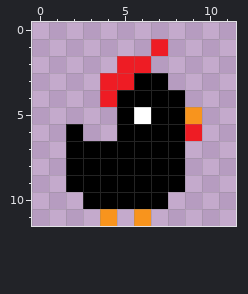
File history of a pixel-art sprite, sprites/sShadowPlayer/1b784a0c-0bb9-4a9a-a140-6a2b55049fe3.png. Above is the file before it was changed.
The file is 12x12 pixels.
After the commit:
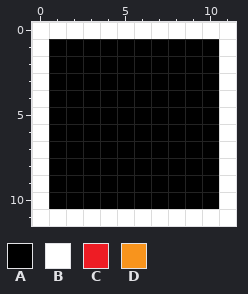
Palette (. is transparent): A #000000  B #ffffff  C #ee1c24  D #f8941d
What changed:
The edit adds colour A in row 1 at x 1 to 6 and 8 to 10; in row 2 at x 1 to 4 and 7 to 10; in row 3 at x 1 to 3 and 8 to 10; in row 4 at x 1 to 3 and 9 to 10; in row 5 at x 1 to 4 and 10; in row 6 at x 1, 3 to 4 and 10.
The edit adds colour A in rows 7 to 9 at x 1 and 9 to 10; in row 10 at x 1 to 2 and 8 to 10.
Colour B gives way to colour A in row 5 at x 6.
Colour C gives way to colour A in row 1 at x 7; in row 2 at x 5 to 6; in row 3 at x 4 to 5; in row 4 at x 4; in row 6 at x 9.
Colour D gives way to colour A in row 5 at x 9.
The edit adds colour B in row 0 at x 0 to 11; in rows 1 to 10 at x 0 and 11; in row 11 at x 0 to 3, 5 and 7 to 11.
Colour D gives way to colour B in row 11 at x 4 and 6.
Changed places in both pictures, as pixel boxes (x1, y1, x2, y2):
changed: (32, 22, 236, 226)
